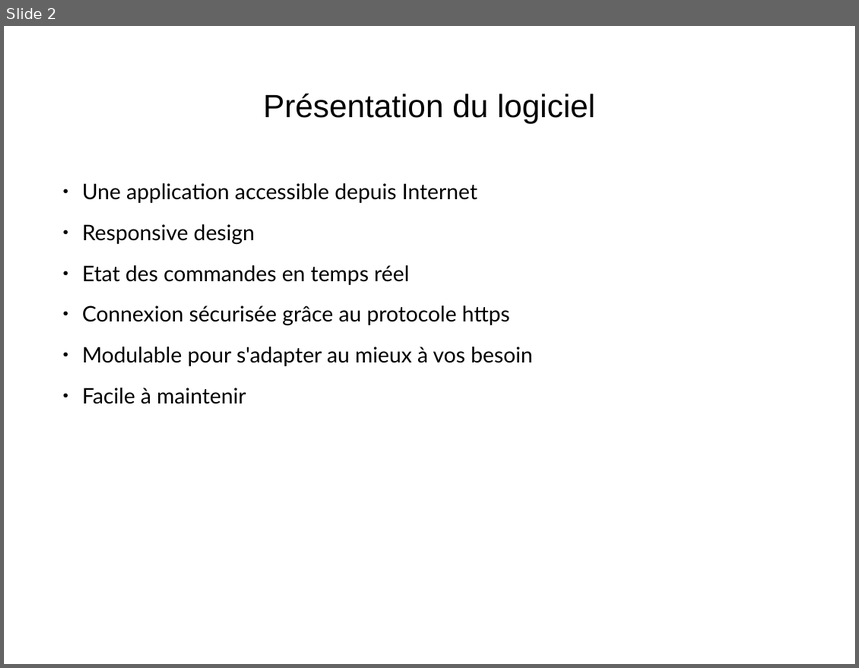
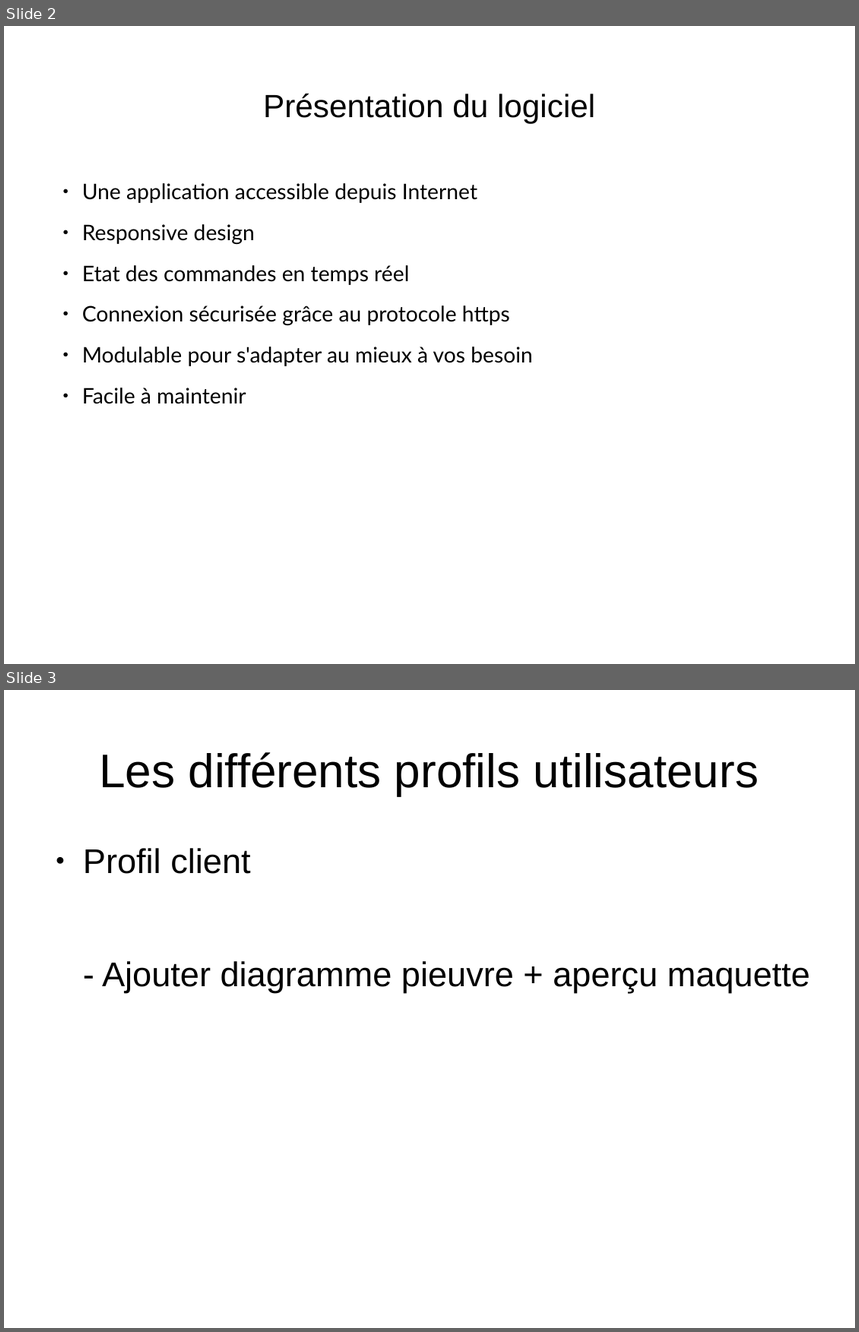
Before and after one commit to Hyperyon/p4-OCPizza, a slide deck: Présentation projet.odp. Shown one above the other, each under a label of ours: slide 2 before the commit, slides 2 and 3 after it. The pictures are 859x668 and 859x1332 pixels, drawn with LibreOffice and Linux fonts; fonts in the diff are those of the drawing. Boxes give left, top, right and bottom in pixels: in the first picture for what was removed or moved away, otherwise in the second. Text is boxed around its words. In the diff, an @@ line names an element or a change of style, - is before the commit and + after.

```diff
--- a/Présentation projet.odp
+++ b/Présentation projet.odp
@@ slide 3 added at box(4, 690, 855, 1328), background #FFFFFF @@
@@ title added at box(99, 752, 759, 796), 44 pt, text #000000 @@
+Les différents profils utilisateurs
@@ text added at box(83, 848, 810, 992), 32 pt, text #000000 @@
+● Profil client
+- Ajouter diagramme pieuvre + aperçu maquette
```
Also in this commit, not shown: 2 slides changed, 3 other slides added, 1 slide removed, 5 other files.
